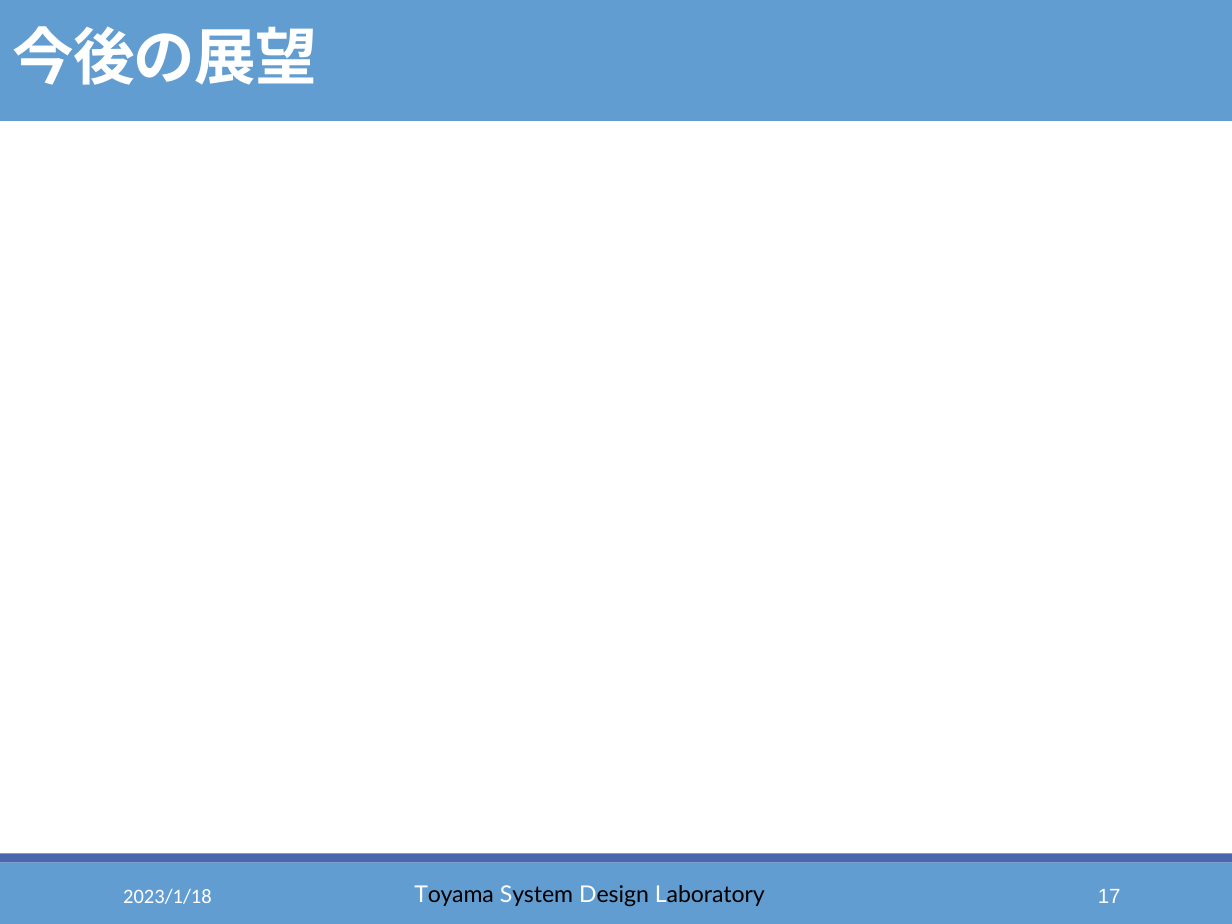
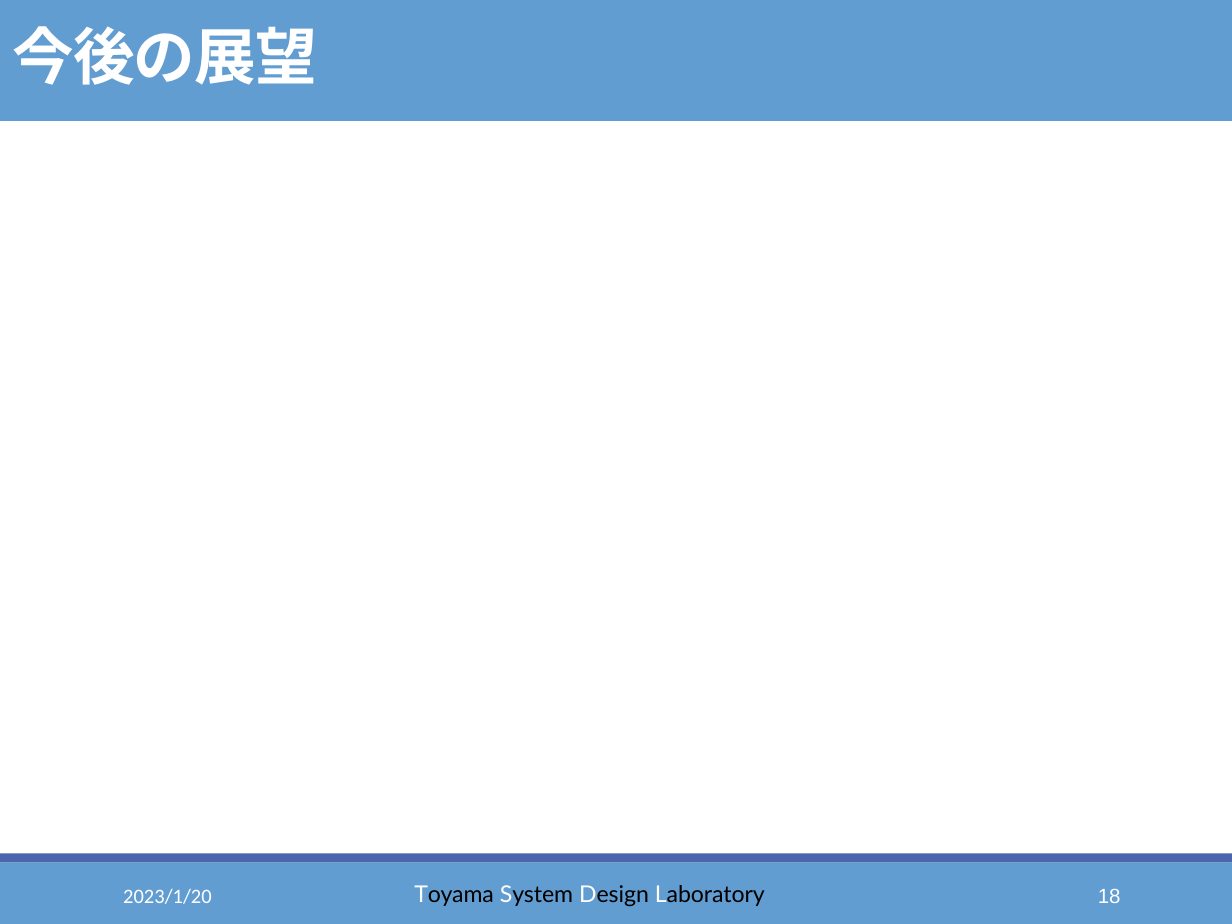
Before and after one commit to thoth000/volleyball-analysis, a slide deck: slide 18 of Report/presen/卒研スライド_佐野01.pptx (slide 17 before the commit). Drawn at 1232x924 pixels with LibreOffice and Linux fonts; fonts in the diff are those of the drawing. Boxes give left, top, right and bottom in pixels: in the first picture for what was removed or moved away, otherwise in the second. Text is boxed around its words. In the diff, an @@ line names an element or a change of style, - is before the commit and + after.

```diff
--- a/Report/presen/卒研スライド_佐野01.pptx
+++ b/Report/presen/卒研スライド_佐野01.pptx
@@ text at box(123, 889, 212, 904): text changed @@
-2023/1/18
+2023/1/20
@@ page number at box(1098, 888, 1121, 903): text changed @@
-17
+18
```
Also in this commit, not shown: 17 other slides changed, 1 slide added, 4 other files.
